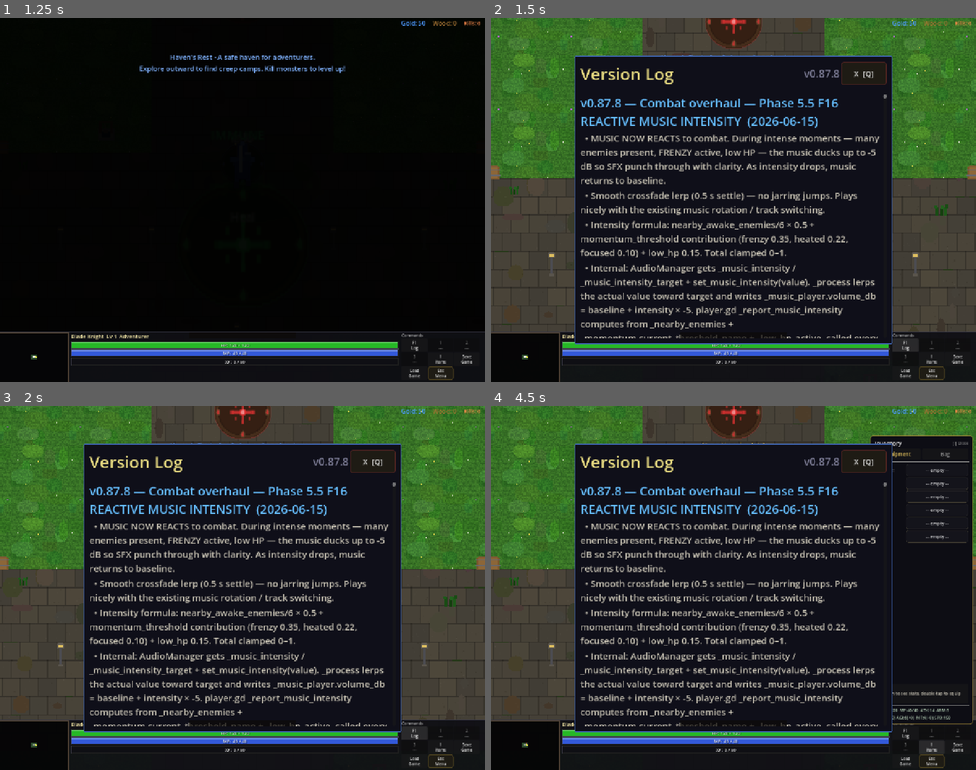
Above: before the commit, frames 1-4 (two rows, left to right).
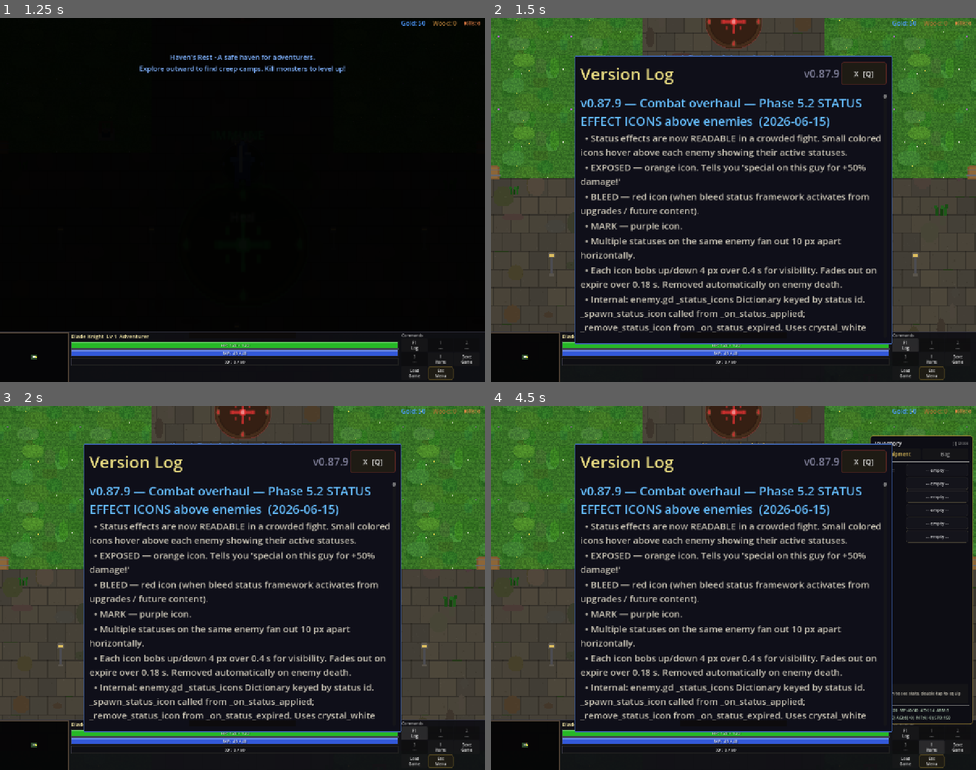
Above: after the commit, the same moments.

Repository: slxny/legends-open-rpg
Game: Godot game, scene res://scenes/main.tscn
Same seed, same stepped clock (60 frames per second), same inputs: the game is played once before the commit and once after it.
Inputs (mouse positions are in pixels of both pictures, inside the frame that each line leads up to):
- Up to frame 1 (1.25 s): tap Enter at 0.5 s; move the mouse to (218, 272) at 0.52 s; hold W (move_up) from 0.53 s (still down); hold Q (ability_1) from 0.53 s (still down); click (218, 272) at 0.67 s
- Up to frame 2 (1.5 s): release W (move_up) at 1.25 s; release Q (ability_1) at 1.25 s; click "F1 Log" at 1.25 s
- Up to frame 3 (2 s): no input
- Up to frame 4 (4.5 s): click "1 ---" at 2 s; click "2 ---" at 2.75 s; click "3 ---" at 3.5 s; click "I Items" at 4.25 s

Frame 1 is identical in both runs. In frame 2, 11% of the frame differs, in the area x 18-81%, y 14-88%; in frame 3, 11%; in frame 4, 11%.

Commit message:
v0.87.9: Combat overhaul — Phase 5.2 STATUS EFFECT ICONS
Status effects readable at a glance. Small colored icons hover above
each enemy showing their active statuses.

  EXPOSED  orange
  BLEED    red
  MARK     purple

- Multiple statuses fan out 10px apart horizontally.
- Each bobs up/down 4px over 0.4s sine.
- Fades 0.18s on expire then queue_free.
- Removed cleanly on enemy death (queue_free as child of enemy).

- enemy.gd:
  _status_icons Dictionary[StringName, Sprite2D] keyed by status id.
  _spawn_status_icon called from _on_status_applied:
    crystal_white texture tinted per status type, scale 0.4,
    position offset by existing icon count for fan-out,
    z_index 5, bob loop tween.
  _remove_status_icon called from _on_status_expired:
    fade modulate.a → 0 over 0.18s, queue_free.

Headless: smoke all PASS, parse clean.

Co-Authored-By: Claude Opus 4.7 (1M context) <noreply@anthropic.com>

Diff:
--- a/scenes/enemies/enemy.gd
+++ b/scenes/enemies/enemy.gd
@@ -3848,7 +3848,11 @@
 # When "exposed" is applied, give the sprite a subtle warm tint that
 # pulses slightly so the player can see the special damage bonus is
 # available. On expire, restore the original modulate.
+# Phase 5.2 — also spawn a floating status ICON above the enemy so the
+# player can spot active statuses across a crowded fight at a glance.
 var _exposed_pulse_tween: Tween = null
+var _status_icons: Dictionary = {}  # StringName -> Sprite2D
+
 func _on_status_applied(id: StringName, _source: Node, _stacks: int) -> void:
 	if _is_dead:
 		return
@@ -3856,6 +3860,7 @@
 		_exposed_pulse_tween = sprite.create_tween().set_loops()
 		_exposed_pulse_tween.tween_property(sprite, "modulate", Color(1.25, 1.05, 0.85), 0.5)
 		_exposed_pulse_tween.tween_property(sprite, "modulate", Color.WHITE, 0.5)
+	_spawn_status_icon(id)
 
 
 func _on_status_expired(id: StringName) -> void:
@@ -3865,6 +3870,56 @@
 		_exposed_pulse_tween = null
 		if not _is_dead and is_instance_valid(sprite):
 			sprite.modulate = Color.WHITE
+	_remove_status_icon(id)
+
+
+# Phase 5.2 — status icon above enemy. Bobs up/down + pulses. Per-status
+# color so multiple statuses are readable.
+func _spawn_status_icon(id: StringName) -> void:
+	if _is_dead:
+		return
+	if _status_icons.has(id) and is_instance_valid(_status_icons[id]):
+		return  # already showing
+	var icon_color: Color = Color.WHITE
+	match id:
+		&"exposed":
+			icon_color = Color(1.5, 0.8, 0.2)
+		&"bleed":
+			icon_color = Color(1.5, 0.2, 0.2)
+		&"mark":
+			icon_color = Color(1.0, 0.6, 1.5)
+		_:
+			icon_color = Color(0.9, 0.9, 1.0)
+	var icon := Sprite2D.new()
+	var tex = SpriteGenerator.get_texture("crystal_white")
+	if tex == null:
+		tex = SpriteGenerator.get_texture("rat_gib")
+	icon.texture = tex
+	icon.texture_filter = CanvasItem.TEXTURE_FILTER_NEAREST
+	icon.modulate = icon_color
+	icon.scale = Vector2(0.4, 0.4)
+	# Position above the sprite, offset by the count of already-shown icons.
+	var x_offset: float = -8.0 + float(_status_icons.size()) * 10.0
+	icon.position = Vector2(x_offset, -34.0)
+	icon.z_index = 5
+	add_child(icon)
+	# Bob up/down loop.
+	var bob := icon.create_tween().set_loops()
+	bob.tween_property(icon, "position:y", icon.position.y - 4.0, 0.4).set_trans(Tween.TRANS_SINE)
+	bob.tween_property(icon, "position:y", icon.position.y, 0.4).set_trans(Tween.TRANS_SINE)
+	_status_icons[id] = icon
+
+
+func _remove_status_icon(id: StringName) -> void:
+	if not _status_icons.has(id):
+		return
+	var icon = _status_icons[id]
+	_status_icons.erase(id)
+	if not is_instance_valid(icon):
+		return
+	var fade_tween: Tween = icon.create_tween()
+	fade_tween.tween_property(icon, "modulate:a", 0.0, 0.18)
+	fade_tween.tween_callback(icon.queue_free)
 
 
 # Phase 2.0 — poise break handler. Poise break is bigger than stagger:
--- a/scenes/ui/changelog_dialog.gd
+++ b/scenes/ui/changelog_dialog.gd
@@ -9,9 +9,23 @@
 var _is_visible: bool = false
 var _is_mobile: bool = false
 
-const GAME_VERSION := "v0.87.8"
+const GAME_VERSION := "v0.87.9"
 
 const CHANGELOG: Array[Dictionary] = [
+	{
+		"version": "v0.87.9",
+		"title": "Combat overhaul — Phase 5.2 STATUS EFFECT ICONS above enemies",
+		"date": "2026-06-15",
+		"entries": [
+			"Status effects are now READABLE in a crowded fight. Small colored icons hover above each enemy showing their active statuses.",
+			"EXPOSED — orange icon. Tells you 'special on this guy for +50% damage!'",
+			"BLEED — red icon (when bleed status framework activates from upgrades / future content).",
+			"MARK — purple icon.",
+			"Multiple statuses on the same enemy fan out 10 px apart horizontally.",
+			"Each icon bobs up/down 4 px over 0.4 s for visibility. Fades out on expire over 0.18 s. Removed automatically on enemy death.",
+			"Internal: enemy.gd _status_icons Dictionary keyed by status id. _spawn_status_icon called from _on_status_applied; _remove_status_icon from _on_status_expired. Uses crystal_white texture tinted per status type. Position offset by existing icon count for fan-out.",
+		]
+	},
 	{
 		"version": "v0.87.8",
 		"title": "Combat overhaul — Phase 5.5 F16 REACTIVE MUSIC INTENSITY",
